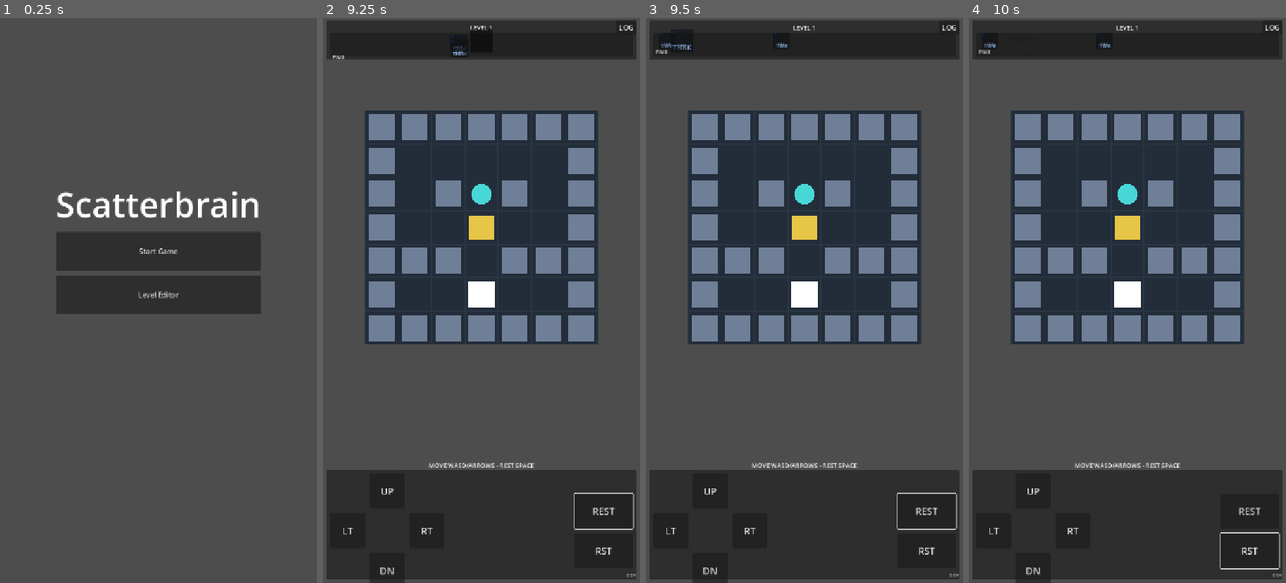
Above: before the commit, frames 1-4 (left to right).
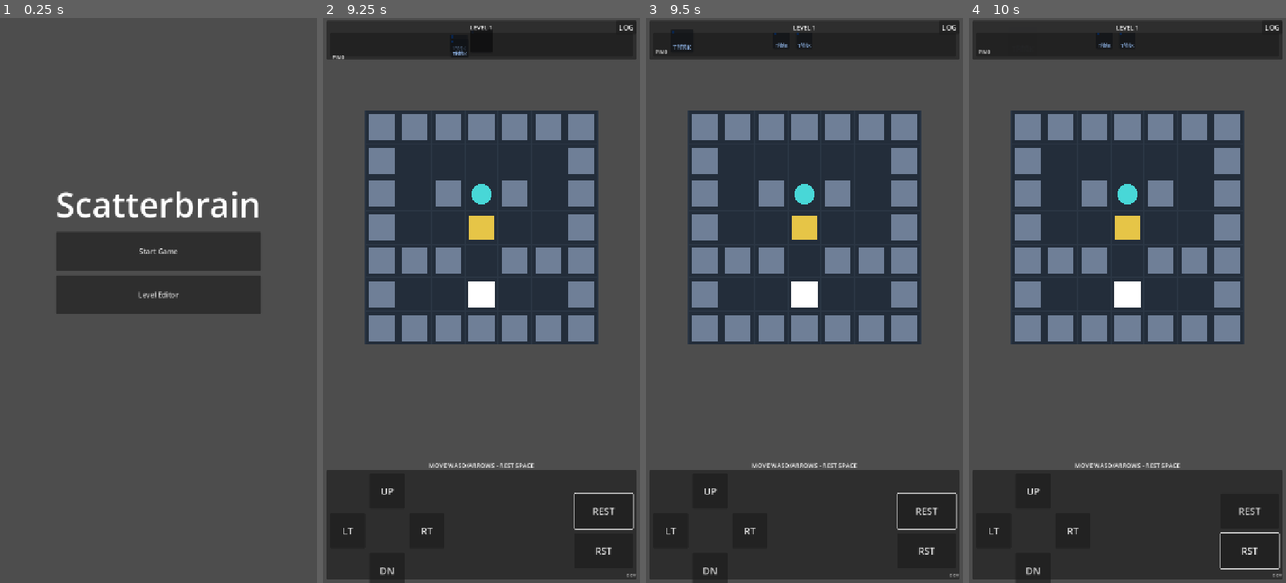
Above: after the commit, the same moments.

Repository: hszqf/Scatterbrain
Game: Godot game, scene res://scenes/app/App.tscn
Same seed, same stepped clock (60 frames per second), same inputs: the game is played once before the commit and once after it.
Inputs (mouse positions are in pixels of both pictures, inside the frame that each line leads up to):
- Up to frame 1 (0.25 s): no input
- Up to frame 2 (9.25 s): click "Start Game" at 0.5 s; click "UP" at 1.25 s; click "LT" at 2 s; click "RT" at 2.75 s; click "DN" at 3.5 s; click "REST" at 4.25 s; click "RST" at 5 s; click "LOG" at 5.75 s; tap Enter at 6.5 s; move the mouse to (465, 413) at 6.52 s; hold Up (move_up) 6.53-7.25 s; tap Space (empty_change) at 6.6, 8.1 s; click (465, 413) at 6.67 s; tap R (restart_level) at 7.25, 8.75 s; drag from (576, 385) to (465, 413) at 7.27 s; move the mouse to (386, 215) at 8.02 s; hold Left (move_left) 8.03-8.75 s; drag from (497, 300) to (386, 215) at 8.77 s
- Up to frame 3 (9.5 s): no input
- Up to frame 4 (10 s): move the mouse to (1079, 159) at 9.52 s; hold Down (move_down) from 9.53 s (still down); tap Space (empty_change) at 9.6 s

Frames 1-2 are identical in both runs. In frame 3, less than 0.1% of the frame differs, in the area x 4-53%, y 2-6%; in frame 4, less than 0.1%.

Commit message:
fix(queue): unify incoming/queue_update stable slot0 anchors
原始需求（中文）：\n- 不是 handoff 左右公式问题，而是 incoming_fx 与 queue_update 读取了两套 slot0 布局状态。\n- 只改 scripts/game/memory_queue_view.gd，引入统一稳定锚点，让 incoming_fx 与 queue_update 使用同一套 handoff/slot0 几何。\n\n实现：\n- 新增 stable slot0/handoff 缓存字段与 _capture_stable_queue_anchors()。\n- play_incoming_change_fx 不再直接依赖 phase 内 _slot_nodes[0]，改为使用稳定 handoff。\n- _animate_push_right_then_evict 优先消费 incoming_fx 缓存的 stable_slot0/stable_handoff，统一 incoming.push_entry / incoming.target_slot / overlay start/final 几何来源。

Diff:
--- a/scripts/game/memory_queue_view.gd
+++ b/scripts/game/memory_queue_view.gd
@@ -41,6 +41,10 @@
 var _pending_incoming_overlay: Control
 var _pending_incoming_geometry_points: Dictionary = {}
 var _last_geometry_capture_stage: String = "none"
+var _stable_slot0_top_left: Vector2 = Vector2.INF
+var _stable_slot0_center: Vector2 = Vector2.INF
+var _stable_handoff_top_left: Vector2 = Vector2.INF
+var _stable_handoff_center: Vector2 = Vector2.INF
 
 
 func _ready() -> void:
@@ -314,12 +318,15 @@
 	if target_slot == null:
 		_last_animation_trace.append("queue:incoming_fx:skip_no_target")
 		return
-	var newest_center: Vector2 = _slot_center_in_local(target_slot)
-	var newest_pos: Vector2 = _slot_top_left_in_local(target_slot)
-	var shift_step: Vector2 = _slot_shift_vector()
-	var handoff_geometry: Dictionary = _left_handoff_geometry(newest_center, newest_pos, shift_step)
-	var target_slot_center: Vector2 = handoff_geometry["center"]
-	var target_slot_top_left: Vector2 = handoff_geometry["top_left"]
+	_capture_stable_queue_anchors()
+	var target_slot_center: Vector2 = _stable_handoff_center
+	var target_slot_top_left: Vector2 = _stable_handoff_top_left
+	if target_slot_center == Vector2.INF or target_slot_top_left == Vector2.INF:
+		var fallback_center: Vector2 = _slot_center_in_local(target_slot)
+		var fallback_top_left: Vector2 = _slot_top_left_in_local(target_slot)
+		var fallback_handoff: Dictionary = _left_handoff_geometry(fallback_center, fallback_top_left, _slot_shift_vector())
+		target_slot_center = fallback_handoff["center"]
+		target_slot_top_left = fallback_handoff["top_left"]
 	var queue_entry_center: Vector2 = target_slot_center
 	var particle: Control = _build_incoming_badge(change)
 	particle.position = _to_local_canvas(source_global_pos) - particle.size * 0.5
@@ -344,6 +351,8 @@
 		"push_entry": _point_pair_from_center(push_entry),
 		"incoming_fx_target_slot": _point_pair(target_slot_top_left, target_slot_center),
 		"overlay_start": _point_pair_from_center(push_entry),
+		"stable_slot0": _point_pair(_stable_slot0_top_left, _stable_slot0_center),
+		"stable_handoff": _point_pair(_stable_handoff_top_left, _stable_handoff_center),
 	}
 	_append_geo_line("incoming_fx", "incoming.source", _pending_incoming_geometry_points["source"])
 	_append_geo_line("incoming_fx", "incoming.push_entry", _pending_incoming_geometry_points["push_entry"])
@@ -752,15 +761,28 @@
 	var incoming_from_center: Vector2 = incoming_overlay.position + incoming_overlay.size * 0.5
 	var incoming_from_top_left: Vector2 = incoming_overlay.position
 	var shift_step: Vector2 = _slot_shift_vector()
-	var handoff_geometry: Dictionary = _left_handoff_geometry(newest_center, newest_pos, shift_step)
-	var handoff_center: Vector2 = handoff_geometry["center"]
-	var handoff_top_left: Vector2 = handoff_geometry["top_left"]
+	var stable_slot0_geo: Dictionary = _pending_incoming_geometry_points.get("stable_slot0", {})
+	var stable_handoff_geo: Dictionary = _pending_incoming_geometry_points.get("stable_handoff", {})
+	if stable_slot0_geo.is_empty() or stable_handoff_geo.is_empty():
+		_capture_stable_queue_anchors()
+		stable_slot0_geo = _point_pair(_stable_slot0_top_left, _stable_slot0_center)
+		stable_handoff_geo = _point_pair(_stable_handoff_top_left, _stable_handoff_center)
+	var handoff_center: Vector2 = stable_handoff_geo.get("center", Vector2.INF)
+	var handoff_top_left: Vector2 = stable_handoff_geo.get("top_left", Vector2.INF)
+	var target_slot_center: Vector2 = stable_slot0_geo.get("center", Vector2.INF)
+	var target_slot_top_left: Vector2 = stable_slot0_geo.get("top_left", Vector2.INF)
+	if handoff_center == Vector2.INF or handoff_top_left == Vector2.INF or target_slot_center == Vector2.INF or target_slot_top_left == Vector2.INF:
+		var handoff_geometry: Dictionary = _left_handoff_geometry(newest_center, newest_pos, shift_step)
+		handoff_center = handoff_geometry["center"]
+		handoff_top_left = handoff_geometry["top_left"]
+		target_slot_center = newest_center
+		target_slot_top_left = newest_pos
 	if not had_pending_overlay:
 		incoming_overlay.position = handoff_top_left
 		incoming_from_center = incoming_overlay.position + incoming_overlay.size * 0.5
 		incoming_from_top_left = incoming_overlay.position
-	var incoming_to_center: Vector2 = newest_center
-	var incoming_to_top_left: Vector2 = newest_pos
+	var incoming_to_center: Vector2 = target_slot_center
+	var incoming_to_top_left: Vector2 = target_slot_top_left
 	var lock_incoming_at_slot: bool = had_pending_overlay and (
 		diff_classification == "append_plus_evict"
 		or diff_classification == "pre_recompile_append_plus_evict"
@@ -783,7 +805,7 @@
 		var incoming_move_time: float = move_time
 		if lock_incoming_at_slot:
 			incoming_move_time = minf(move_time, 0.12)
-		move_tween.tween_property(incoming_overlay, "position", newest_pos, incoming_move_time).set_trans(Tween.TRANS_QUAD).set_ease(Tween.EASE_OUT)
+		move_tween.tween_property(incoming_overlay, "position", incoming_to_top_left, incoming_move_time).set_trans(Tween.TRANS_QUAD).set_ease(Tween.EASE_OUT)
 	for overlay_index: int in range(existing_overlays.size()):
 		var overlay: Panel = existing_overlays[overlay_index]
 		if overlay == null:
@@ -797,7 +819,7 @@
 	var push_entry_geo: Dictionary = _pending_incoming_geometry_points.get("push_entry", {})
 	if push_entry_geo.is_empty():
 		push_entry_geo = _point_pair(handoff_top_left, handoff_center)
-	var target_geo: Dictionary = _point_pair(newest_pos, newest_center)
+	var target_geo: Dictionary = _point_pair(incoming_to_top_left, incoming_to_center)
 	var incoming_fx_target_geo: Dictionary = _pending_incoming_geometry_points.get("incoming_fx_target_slot", {})
 	_append_geo_line(geometry_stage_name, "incoming.source", source_geo)
 	_append_geo_line(geometry_stage_name, "incoming.push_entry", push_entry_geo)
@@ -1077,6 +1099,23 @@
 	_pending_incoming_overlay = null
 
 
+func _capture_stable_queue_anchors() -> void:
+	if _slot_nodes.is_empty() or _slot_nodes[0] == null:
+		return
+	var slot0: Panel = _slot_nodes[0]
+	var slot0_top_left: Vector2 = _slot_top_left_in_local(slot0)
+	var slot0_center: Vector2 = _slot_center_in_local(slot0)
+	var handoff_geometry: Dictionary = _left_handoff_geometry(
+		slot0_center,
+		slot0_top_left,
+		_slot_shift_vector()
+	)
+	_stable_slot0_top_left = slot0_top_left
+	_stable_slot0_center = slot0_center
+	_stable_handoff_top_left = handoff_geometry["top_left"]
+	_stable_handoff_center = handoff_geometry["center"]
+
+
 func _incoming_push_entry_point() -> Vector2:
 	if _slot_nodes.is_empty() or _slot_nodes[0] == null:
 		return _queue_entry_handoff_center()
